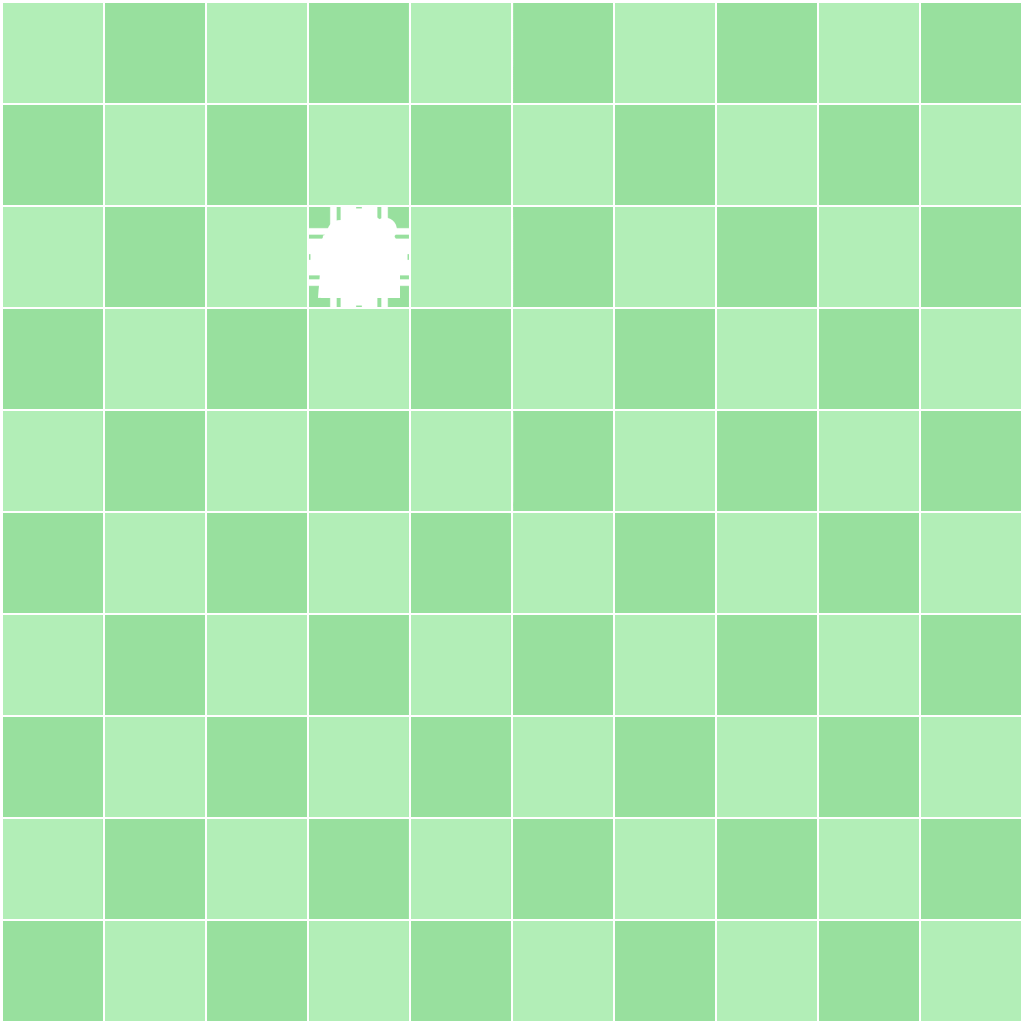
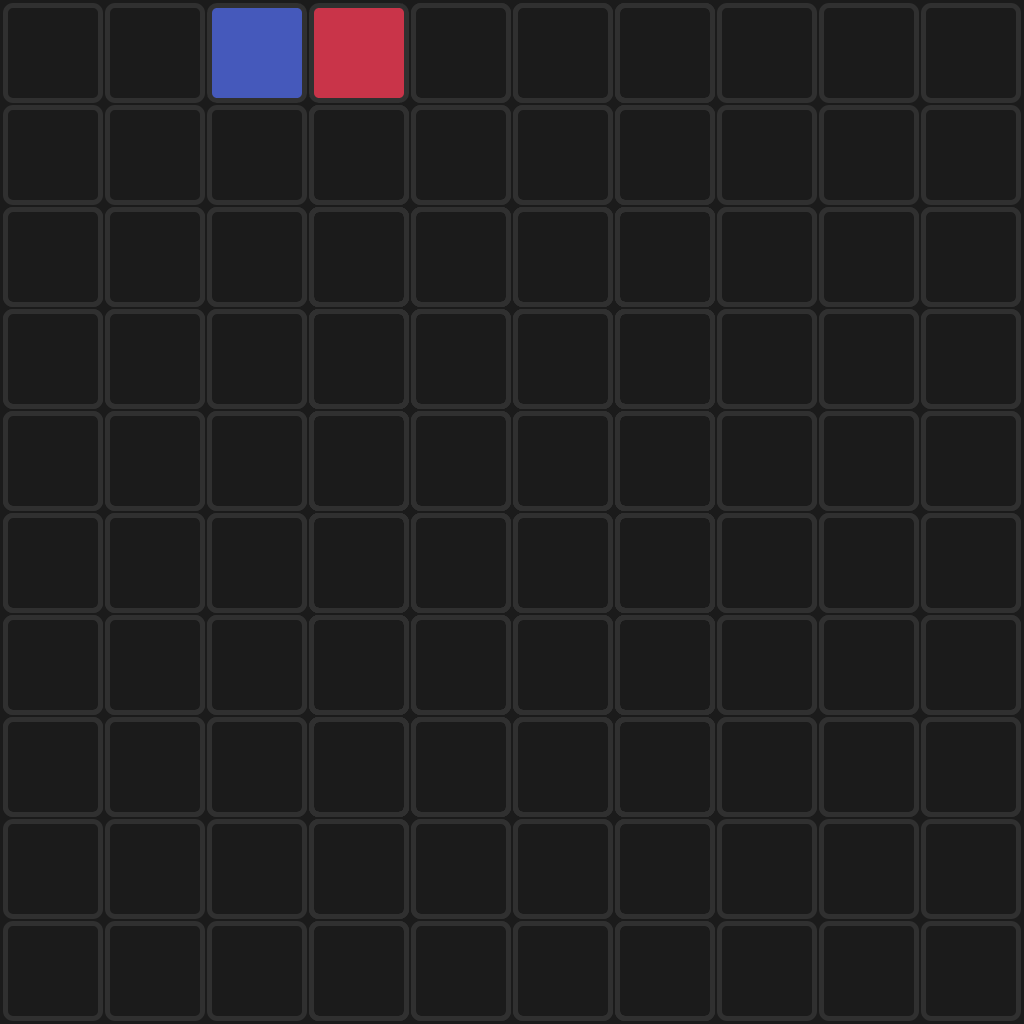
The second 1024x1024 image is a revision of the first. Changes to its layers:
added group "grid" with 2 layers above "Folder 1" over box(0, 0, 1024, 1024)
added layer "Layer 19" in group "grid" over box(0, 0, 1024, 1024)
added layer "Layer 6 copy 11" (10%) in group "energy_large" over box(308, 206, 410, 308)
added layer "Layer 6 copy 10" (10%) in group "energy_small" over box(308, 206, 410, 308)
added layer "Layer 6 copy 9" (10%) in group "factory" over box(308, 206, 410, 308)
added layer "Layer 6 copy 8" (10%) in group "school" over box(308, 206, 410, 308)
added layer "Layer 6 copy 7" (10%) in group "cinema" over box(308, 206, 410, 308)
added layer "Layer 6 copy 6" (10%) in group "farm" over box(308, 206, 410, 308)
added layer "Layer 6 copy 5" (10%) in group "street" over box(308, 206, 410, 308)
showed "Layer 6" (8th of 8, in "house"), opacity 100% → 10% over box(308, 206, 410, 308)
